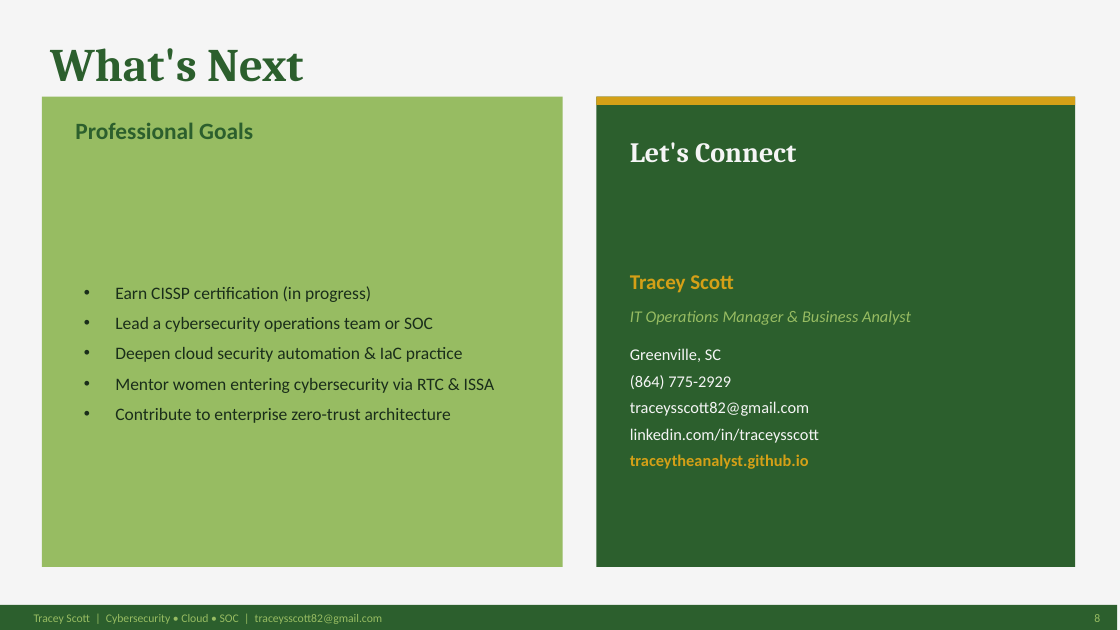
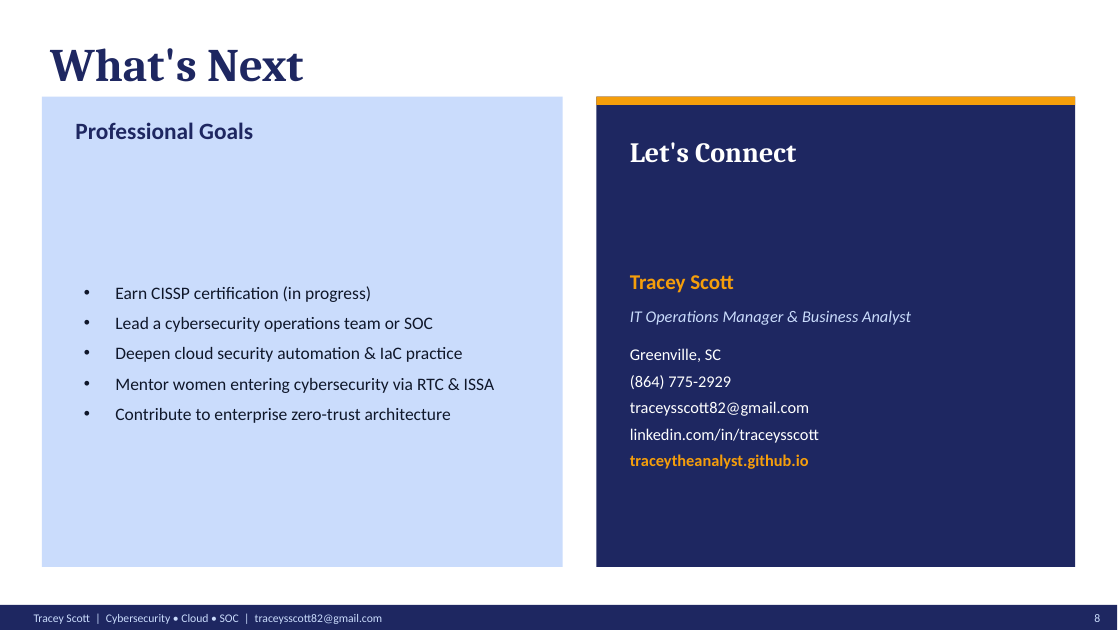
Before and after one commit to CyberTrace777/tracey-portfolio-deck, a slide deck: slide 8 of Tracey-Scott-Portfolio.pptx. Drawn at 1120x630 pixels with LibreOffice and Linux fonts; fonts in the diff are those of the drawing. Boxes give left, top, right and bottom in pixels: in the first picture for what was removed or moved away, otherwise in the second. Text is boxed around its words. In the diff, an @@ line names an element or a change of style, - is before the commit and + after.

Commit message:
Update deck colors to Midnight Executive palette

```diff
--- a/Tracey-Scott-Portfolio.pptx
+++ b/Tracey-Scott-Portfolio.pptx
@@ background #F5F5F5 to #FFFFFF @@
@@ text "What's Next" at (50,48,303,82): text colour #2C5F2D to #1E2761 @@
@@ rectangle at (42,97,563,567): fill #97BC62 to #CADCFC @@
@@ text "Professional Goals" at (75,122,253,139): text colour #2C5F2D to #1E2761 @@
@@ rectangle at (597,97,1075,567): fill #2C5F2D to #1E2761 @@
@@ rectangle at (597,97,1075,105): fill #D4A017 to #F59E0B @@
@@ text "Let's Connect" at (630,142,796,163): text colour #F5F5F5 to #FFFFFF @@
@@ text "Earn CISSP certification (in progress)" at (115,286,494,423): text colour #1A2E1A to #0F172A @@
@@ text "Tracey Scott" at (630,275,911,469): text colour #D4A017 to #F59E0B in "Tracey Scott", "traceytheanalyst.github.io"; text colour #97BC62 to #CADCFC in "IT Operations Manager & Business Analyst"; text colour #F5F5F5 to #FFFFFF in "Greenville, SC", "(864) 775-2929", "traceysscott82@gmail.com", "linkedin.com/in/traceysscott" @@
@@ rectangle at (0,605,1117,630): fill #2C5F2D to #1E2761 @@
@@ text "Tracey Scott | Cybersecurity • ..." at (34,614,382,624): text colour #97BC62 to #CADCFC @@
@@ text "8" at (1094,614,1100,622): text colour #97BC62 to #CADCFC @@
```
Also in this commit, not shown: 7 other slides changed, 10 other files.
